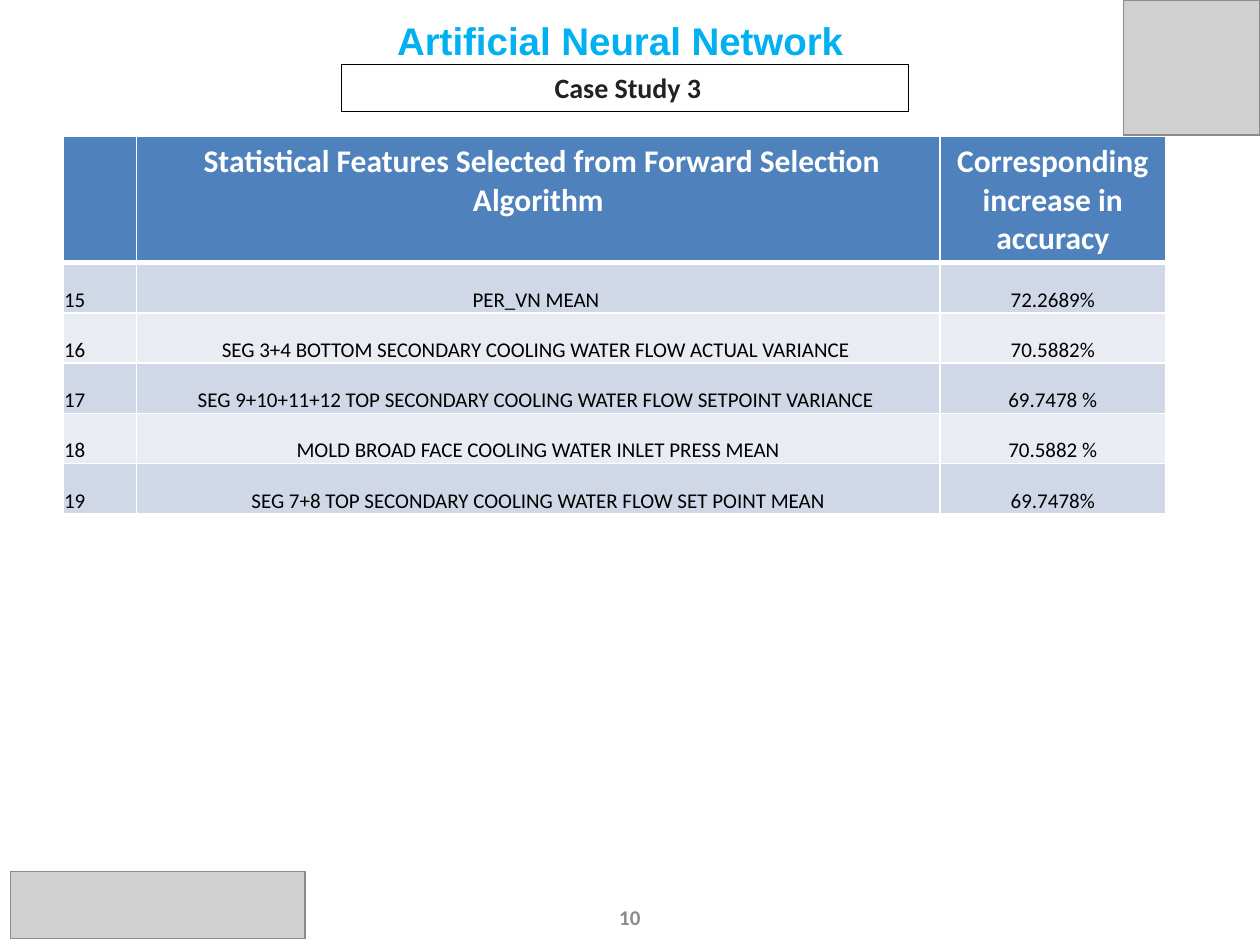
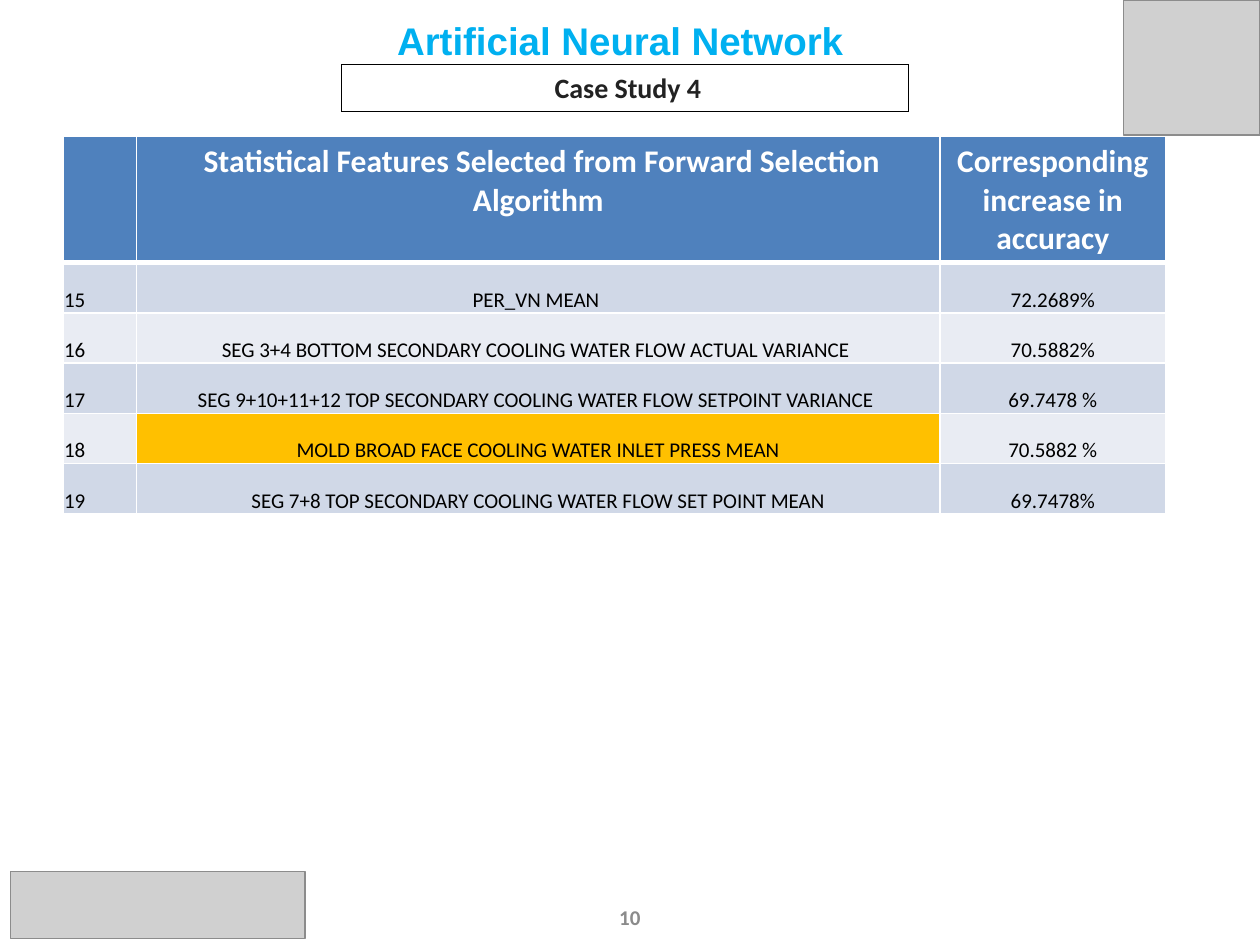
Before and after one commit to Subhigupta/Forward-Feature-Selection-Algorithm-on-AMNS-Data, a slide deck: slide 10 of ANN Update Slides June FFSA Updated.pptx. Drawn at 1260x945 pixels with LibreOffice and Linux fonts; fonts in the diff are those of the drawing; grey boxes stand for pictures. Boxes give left, top, right and bottom in pixels: in the first picture for what was removed or moved away, otherwise in the second. Text is boxed around its words. In the diff, an @@ line names an element or a change of style, - is before the commit and + after.

```diff
--- a/ANN Update Slides June FFSA Updated.pptx
+++ b/ANN Update Slides June FFSA Updated.pptx
@@ text in rectangle at (x1=555, y1=78, x2=701, y2=103): text changed @@
-Case Study 3
+Case Study 4
@@ table at (x1=63, y1=136, x2=1166, y2=518) @@
@@ fill #E9EDF4 to #FFC000 in row 5, column 2 @@
```
Also in this commit, not shown: 6 other slides changed, 4 slides added, 29 other files.
